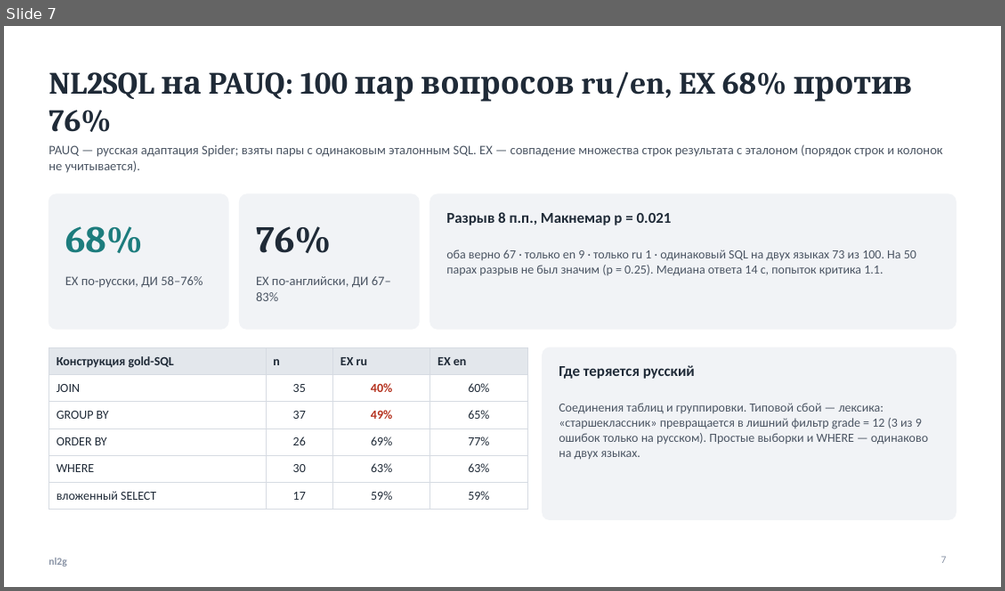
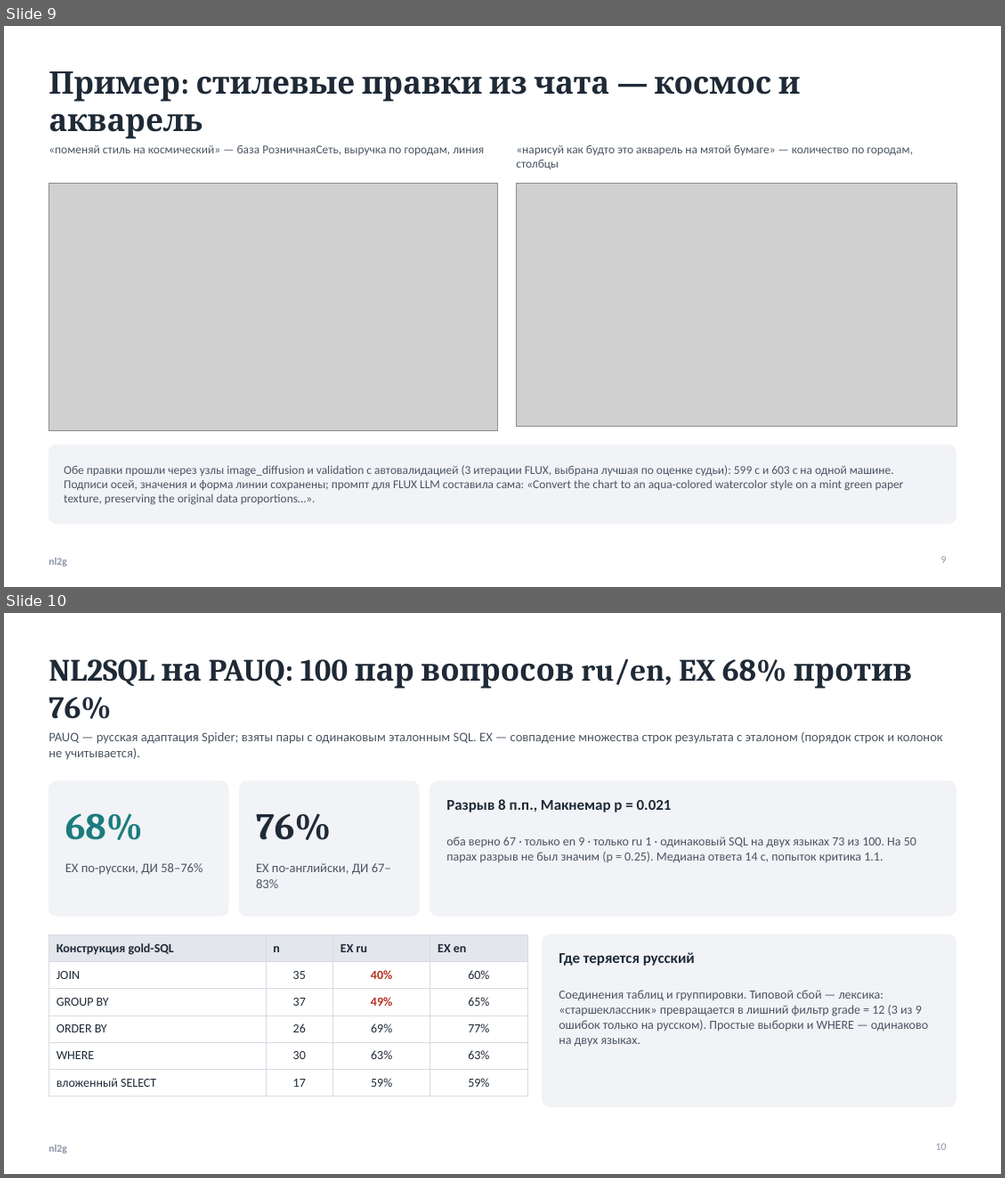
Before and after one commit to kocharyandr/nl2g, a slide deck: docs/ПРЕЗЕНТАЦИЯ_СЕРВИСА.pptx. Shown one above the other, each under a label of ours: slide 7 before the commit, slides 9 and 10 after it. The pictures are 1005x591 and 1005x1178 pixels, drawn with LibreOffice and Linux fonts; fonts in the diff are those of the drawing; grey boxes stand for pictures. Boxes give left, top, right and bottom in pixels: in the first picture for what was removed or moved away, otherwise in the second. Text is boxed around its words. In the diff, an @@ line names an element or a change of style, - is before the commit and + after.

```diff
--- a/docs/ПРЕЗЕНТАЦИЯ_СЕРВИСА.pptx
+++ b/docs/ПРЕЗЕНТАЦИЯ_СЕРВИСА.pptx
@@ slide 9 added at (4,26,1001,587), background #FFFFFF; not listed: 1 template element that a slide beside it also shows @@
@@ title added at (48,71,800,139), 30 pt, text #1F2A37, bold @@
+Пример: стилевые правки из чата — космос и акварель
@@ text added at (48,145,484,155), 11.5 pt, text #4B5563 @@
+«поменяй стиль на космический» — база РозничнаяСеть, выручка по городам, линия
@@ text added at (516,145,913,169), 11.5 pt, text #4B5563 @@
+«нарисуй как будто это акварель на мятой бумаге» — количество по городам, столбцы
@@ picture added at (48,183,498,431) @@
@@ picture added at (517,183,957,426) @@
@@ rounded rectangle added at (48,445,956,524), fill #F1F3F6, outline #F1F3F6 1 pt @@
@@ text added at (64,465,904,505), 11.5 pt, text #4B5563 @@
+Обе правки прошли через узлы image_diffusion и validation с автовалидацией (3 итерации FLUX, выбрана лучшая по оценке судьи): 599 с и 603 с на одной машине. Подписи осей, значения и форма линии сохранены; промпт для FLUX LLM составила сама: «Convert the chart to an aqua-colored watercolor style on a mint green paper texture, preserving the original data proportions…».
@@ page number added at (941,556,947,563), 10 pt, text #8A94A6 @@
+9
@@ what was slide 7 is now slide 10 @@
@@ page number at (936,1143,947,1150): text changed @@
-7
+10
```
Also in this commit, not shown: 2 other slides added, 1 other file.
